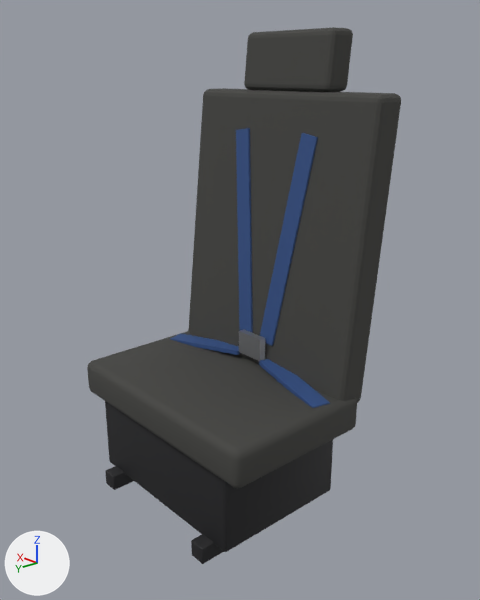
What one commit did to the Blender file blender/butaca.blend.
Camera for both pictures: a 50 mm camera at (-1.385, -0.569, 1.493) aimed at (-0.039, -1.765, 0.875). Arrows for +X, +Y and +Z are at lower left; the lights stay in place. The picture after the commit comes second.

In view in the first picture: 'butaca'.
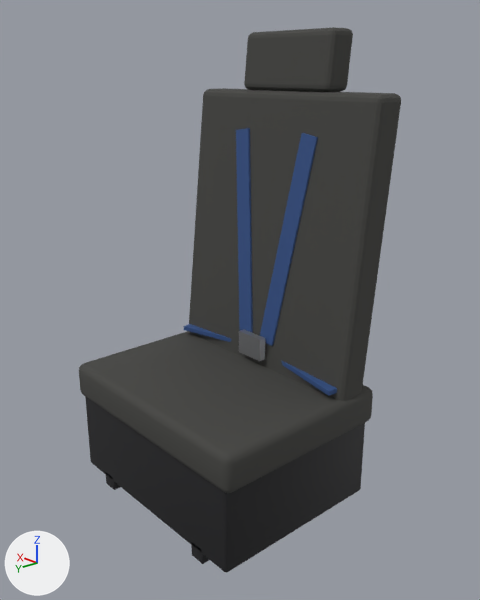
What differs and where, as boxes (x1, y1, x2, y2) in the pictures (480 x 600 px; the box of a moved part takes in the faces that stretch with it):
'butaca', reshaped: before (87, 27, 401, 564); after (79, 27, 401, 573)
part 1 of me_butaca, moved or reshaped: before (259, 359, 330, 408); after (281, 360, 337, 396)
part 2 of me_butaca, moved or reshaped: before (170, 334, 240, 355); after (184, 324, 232, 342)
part 3 of me_butaca, moved or reshaped: before (87, 331, 357, 552); after (79, 331, 373, 573)

What the commit changed:
me_butaca is used by ob_butaca; location (0.0, 0.0, 0.0).
me_butaca had 616 vertices, 618 faces and spanned x -0.36..0.36, y -2.058..-1.45, z 0.26..1.6.
me_butaca now has 616 vertices, 618 faces and spans x -0.36..0.36, y -2.058..-1.44, z 0.26..1.6.
me_butaca part 1: the loose piece of 8 vertices spanning x -0.336..-0.049, y -1.887..-1.773, z 0.63..0.668 is multiplied about its middle by the matrix ((0.982, -0.069, 0.037), (0.069, 0.983, -0.005), (-0.037, 0.008, 0.984)), then moved by (0.0, -0.05, 0.023).
me_butaca part 2: the loose piece of 8 vertices spanning x 0.049..0.336, y -1.887..-1.773, z 0.63..0.668 is multiplied about its middle by the matrix ((0.982, 0.069, -0.037), (-0.069, 0.983, -0.005), (0.037, 0.008, 0.984)), then moved by (0.0, -0.05, 0.023).
me_butaca part 3: 192 of 616 vertices moved; they spanned x -0.36..0.36, y -1.93..-1.47, z 0.3..0.64 and now span x -0.36..0.36, y -2.0..-1.44, z 0.29..0.64; mean shift (0.0, -0.02, 0.01); largest move (-0.282, -1.91, 0.532) -> (-0.332, -1.99, 0.582).
